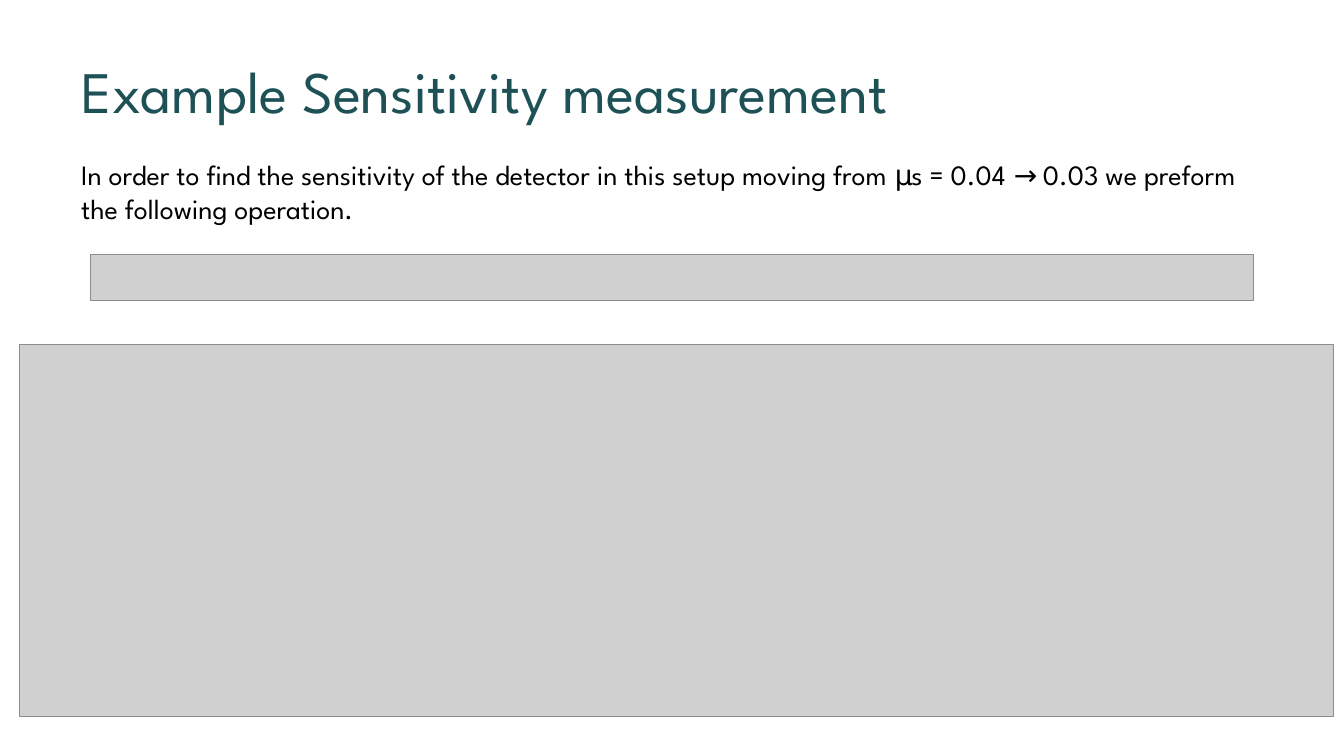
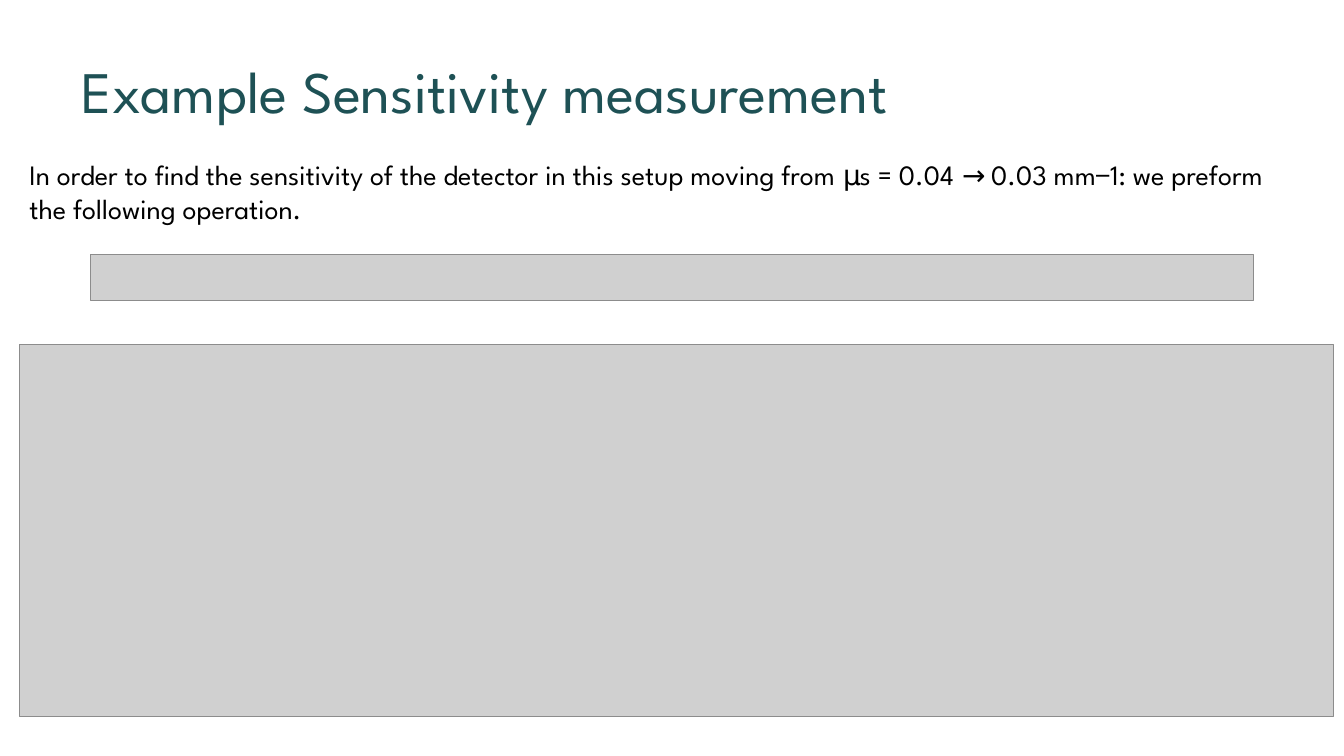
Before and after one commit to KAANVOLKAN05/GPGPU_Research, a slide deck: slide 14 of TurbidityMeterStudy/MonteCarloProj/Presentation for West River.pptx. Drawn at 1344x756 pixels with LibreOffice and Linux fonts; fonts in the diff are those of the drawing; grey boxes stand for pictures. Boxes give left, top, right and bottom in pixels: in the first picture for what was removed or moved away, otherwise in the second. Text is boxed around its words. In the diff, an @@ line names an element or a change of style, - is before the commit and + after.

```diff
--- a/TurbidityMeterStudy/MonteCarloProj/Presentation for West River.pptx
+++ b/TurbidityMeterStudy/MonteCarloProj/Presentation for West River.pptx
@@ text at (29, 165, 1262, 225): text changed @@
-In order to find the sensitivity of the detector in this setup moving from μs = 0.04 → 0.03 we preform the following operation.
+In order to find the sensitivity of the detector in this setup moving from μs = 0.04 → 0.03 mm−1: we preform the following operation.
```
Also in this commit, not shown: 7 other slides changed, 1 slide added, 1 other file.
